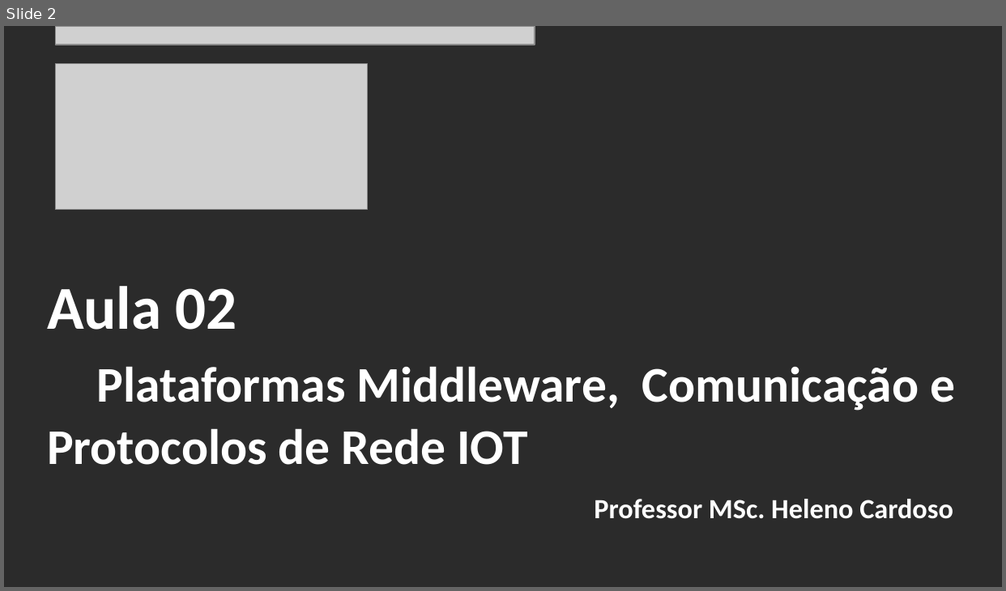
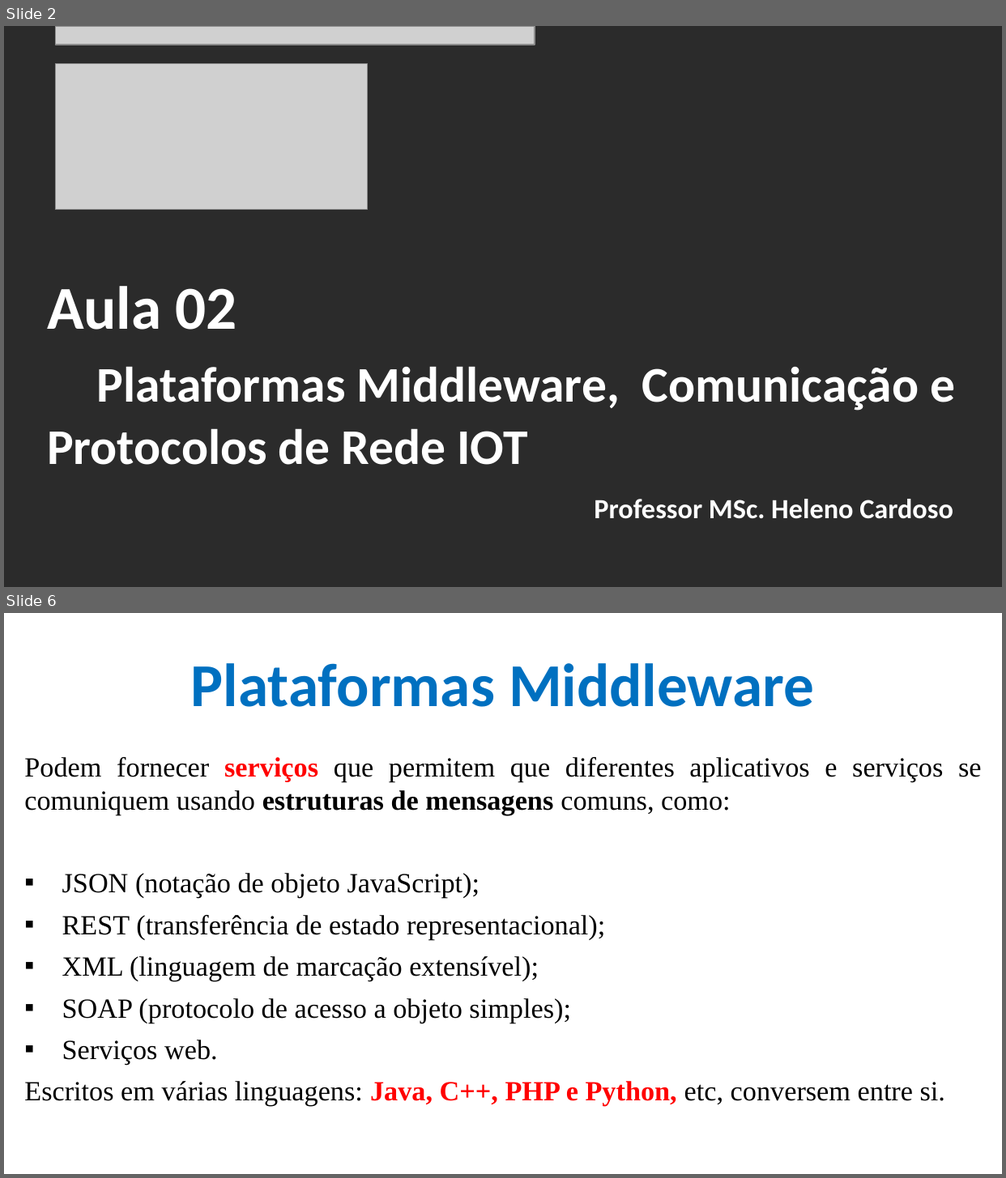
Before and after one commit to CloudEducationBrazil/WydenArea1AplicacaoCloudIndustria40Python, a slide deck: 01 Classes/Aula 02 - Aplicação Cloud Indústria 40 Python.pptx. Shown one above the other, each under a label of ours: slide 2 before the commit, slides 2 and 6 after it; the slides between them are not shown. The pictures are 1006x591 and 1006x1178 pixels, drawn with LibreOffice and Linux fonts; fonts in the diff are those of the drawing; grey boxes stand for pictures; background and template pictures are left out; a plain dark background stands for a picture behind light text. Boxes give left, top, right and bottom in pixels: in the first picture for what was removed or moved away, otherwise in the second. Text is boxed around its words. In the diff, an @@ line names an element or a change of style, - is before the commit and + after.

Commit message:
aula 02 Cloud Indústria 4.0 IoT Python 13032023

```diff
--- a/01 Classes/Aula 02 - Aplicação Cloud Indústria 40 Python.pptx
+++ b/01 Classes/Aula 02 - Aplicação Cloud Indústria 40 Python.pptx
@@ slide 6 added at (x1=4, y1=613, x2=1002, y2=1174), background picture (left out) @@
@@ title added at (x1=191, y1=663, x2=814, y2=707), 44 pt, text #0070C0, bold @@
+Plataformas Middleware
@@ text added at (x1=24, y1=757, x2=981, y2=1106), 20 pt, text #000000 @@
+Podem fornecer serviços que permitem que diferentes aplicativos e serviços se comuniquem usando estruturas de mensagens comuns, como:
+▪ JSON (notação de objeto JavaScript);
+▪ REST (transferência de estado representacional);
+▪ XML (linguagem de marcação extensível);
+▪ SOAP (protocolo de acesso a objeto simples);
+▪ Serviços web.
+Escritos em várias linguagens: Java, C++, PHP e Python, etc, conversem entre si.
```
Also in this commit, not shown: 8 slides changed, 21 other slides added, 2 other files.
